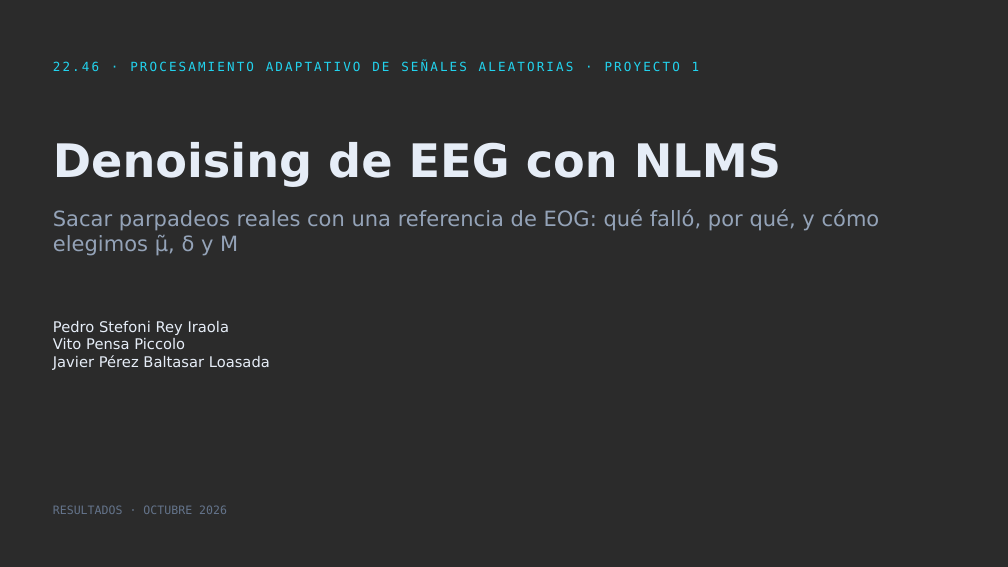
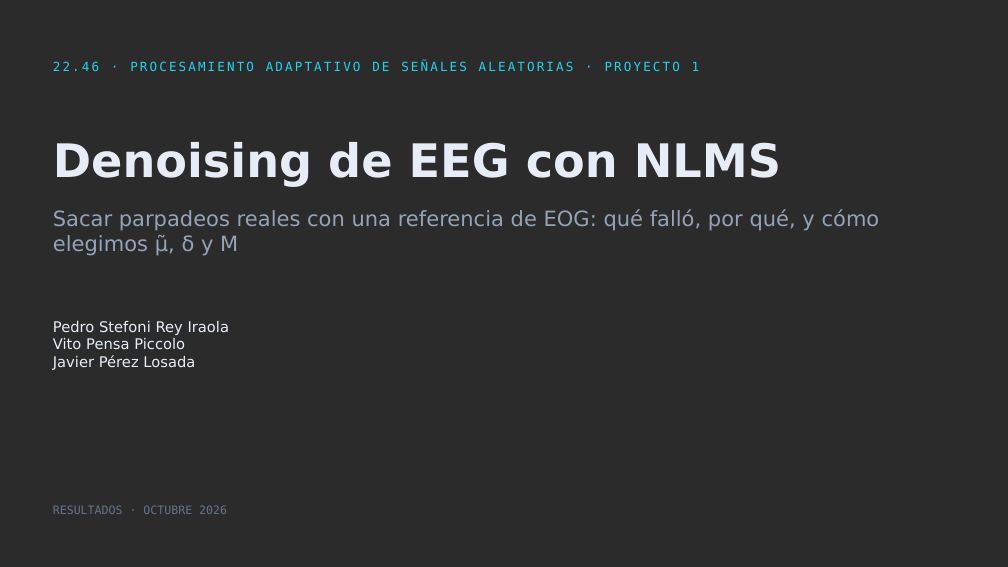
Before and after one commit to vito-pp/pasa_tps, a slide deck: slide 1 of proyecto1/Presentación resultados - denoising EEG con NLMS.pptx. Drawn at 1008x567 pixels with LibreOffice and Linux fonts; fonts in the diff are those of the drawing; background and template pictures are left out; a plain dark background stands for a picture behind light text. Boxes give left, top, right and bottom in pixels: in the first picture for what was removed or moved away, otherwise in the second. Text is boxed around its words. In the diff, an @@ line names an element or a change of style, - is before the commit and + after.

```diff
--- a/proyecto1/Presentación resultados - denoising EEG con NLMS.pptx
+++ b/proyecto1/Presentación resultados - denoising EEG con NLMS.pptx
@@ text at <box>53,355,195,370</box>: text changed @@
-Javier Pérez Baltasar Loasada
+Javier Pérez Losada
```
Also in this commit, not shown: 1 other slide changed, 1 other file.
